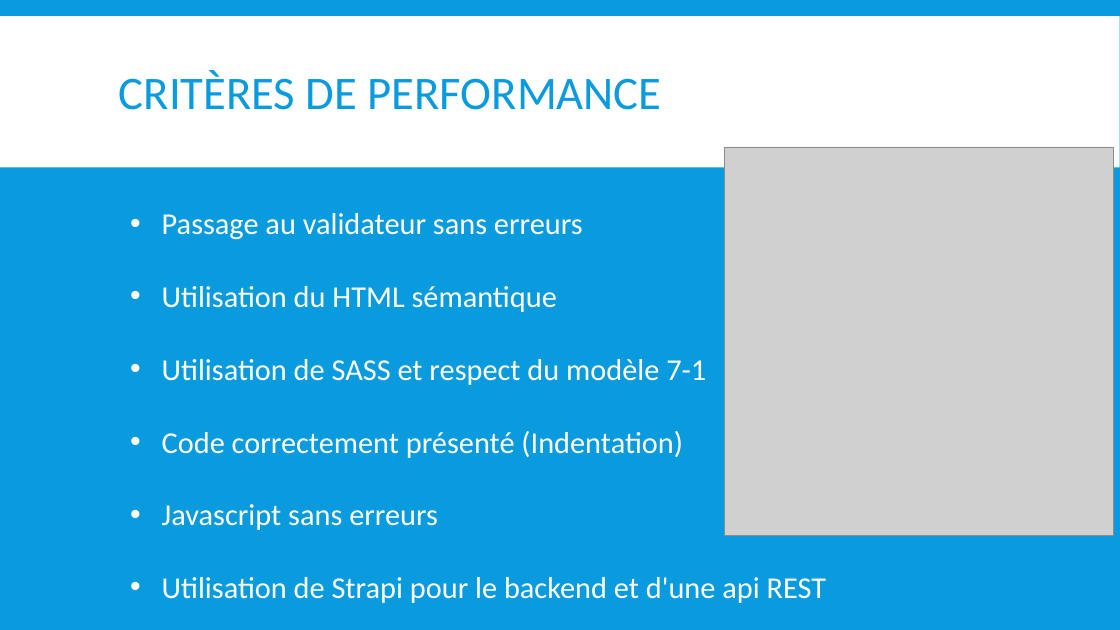
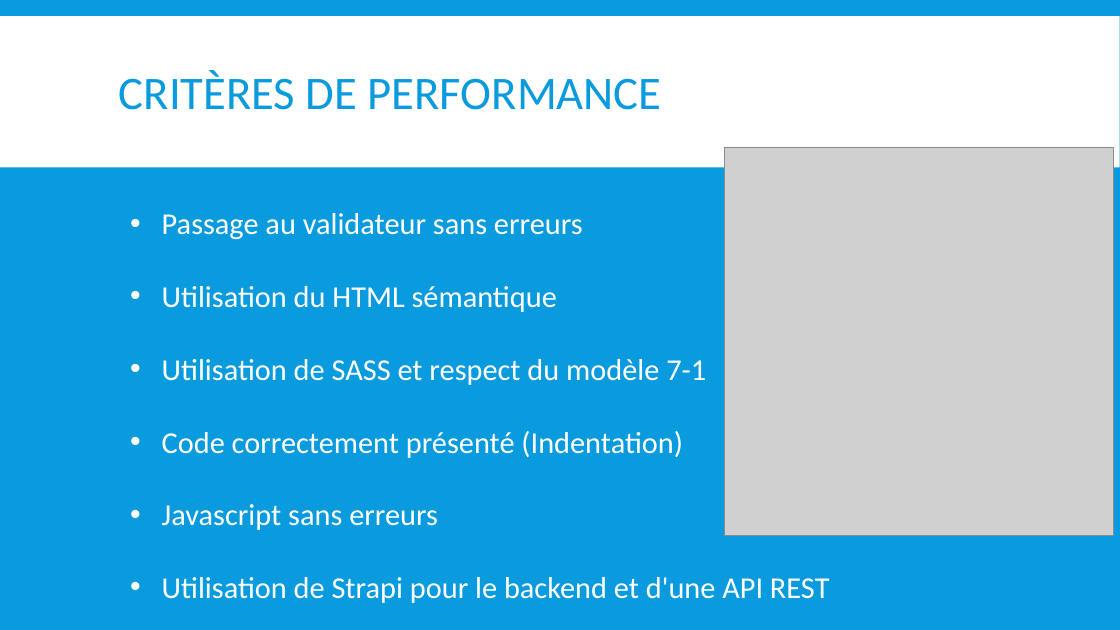
Before and after one commit to GrischK/EuroVelo-5, a slide deck: slide 5 of Ressources/Présentation Projet/Vélodyssée.pptx (slide 4 before the commit). Drawn at 1120x630 pixels with LibreOffice and Linux fonts; fonts in the diff are those of the drawing; grey boxes stand for pictures. Boxes give left, top, right and bottom in pixels: in the first picture for what was removed or moved away, otherwise in the second. Text is boxed around its words. In the diff, an @@ line names an element or a change of style, - is before the commit and + after.

```diff
--- a/Ressources/Présentation Projet/Vélodyssée.pptx
+++ b/Ressources/Présentation Projet/Vélodyssée.pptx
@@ text at [162,577,830,603]: text changed @@
-• Utilisation de Strapi pour le backend et d'une api REST
+• Utilisation de Strapi pour le backend et d'une API REST
```
Also in this commit, not shown: 6 other slides changed, 4 slides added, 2 slides removed.
